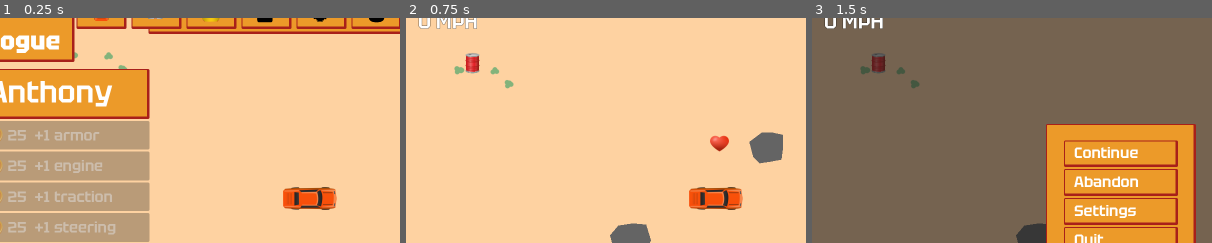
Above: before the commit, frames 1-3 (left to right).
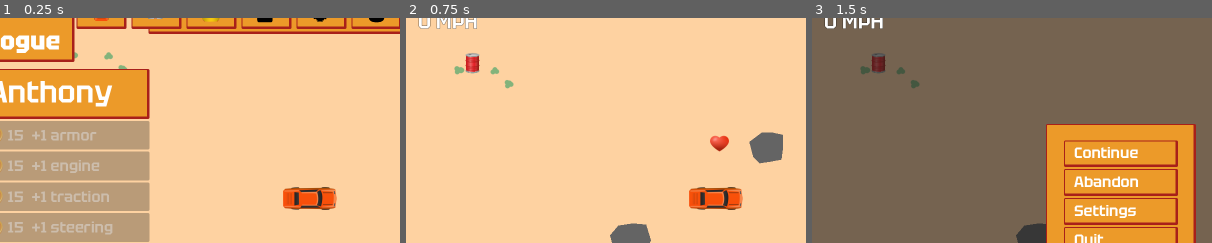
Above: after the commit, the same moments.

Repository: gregrylivingston/GoonCrusher
Game: Godot game, scene res://scene/player/menu/main/mainMenuCamera.tscn
The game is run twice, just before and just after one commit, with the same random seed, the same clock (stepped at 60 frames per second) and the same inputs.
Inputs:
- Up to frame 1 (0.25 s): no input
- Up to frame 2 (0.75 s): click "Begin" at 0.5 s
- Up to frame 3 (1.5 s): click "Road Rogue" at 1.25 s
The pictures show only the part of the screen within x 11-61%, y 10-60%; the shares and areas given below are measured in that part.

The runs differ from the first frame. In frame 1, 1.8% of the frame differs, in the area x 2-29%, y 49-97%; in frame 2, nothing differs; in frame 3, nothing differs.

Commit message:
car vibrations

Diff:
--- a/lib/overhead_car_2d/overhead_car_body_2d.gd
+++ b/lib/overhead_car_2d/overhead_car_body_2d.gd
@@ -165,13 +165,10 @@
 			damage(0.5)
 			if velocity.length() > 500:crushGoon(collider)
 
-
-
-
 	if velocity.length() == 0:
 		if $"AudioStream-Engine".playing:  $"AudioStream-Engine".stop()
 	else:
-		activeCarEffects()
+		activeCarEffects(delta)
 
 func crushGoon(collider):
 	var newPowerup = Root.getSpecificPowerup("currentGoonsCrushed")
@@ -180,12 +177,25 @@
 	collider.destroy()
 	#currentGoonsCrushed += 1
 
+var isVibratingLeft = 2
+var vibrationSteps = 0
+var vibrationFrequency = 5
+@onready var spriteStartingPosition = $sprite.position
 
 #sound and graphics for running car
-func activeCarEffects():
+func activeCarEffects(delta):
 	if not $"AudioStream-Engine".playing: $"AudioStream-Engine".play()
 	$"AudioStream-Engine".pitch_scale = 1  +  ( velocity.length() / 400 )
 	fuel -= velocity.length() / 50000
+
+	vibrationSteps += 1
+	if vibrationSteps % vibrationFrequency == 0:
+		vibrationFrequency = clampi( 10 -  int(velocity.length() / 500) , 2 , 10 )
+		if vibrationFrequency > 2: print(vibrationFrequency)
+		vibrationSteps = 0
+		isVibratingLeft = -isVibratingLeft
+		get_tree().create_tween().tween_property( $sprite , "position" , spriteStartingPosition + Vector2(0 , isVibratingLeft * velocity.length() / 1700) ,  vibrationFrequency * delta)
+
 
 	##FX and Audio
 	if ( _car_input.braking && velocity.length() > 200.0) || ( velocity.length() > 800.0 && abs(_car_input.steering) > 0.2):
--- a/scripts/global/saveManager.gd
+++ b/scripts/global/saveManager.gd
@@ -60,7 +60,7 @@
 	else: return false
 
 func requestStatCost(statString: String):
-	return pow( playerData.cars[Root.playerCar.carId].upgrades[statString] + 1 , 2 ) * 25
+	return int(pow( playerData.cars[Root.playerCar.carId].upgrades[statString] + 1 , 1.8 ) * 15)
 
 func requestStatUpgrade(statString: String):
 	var requestCost = requestStatCost(statString)
